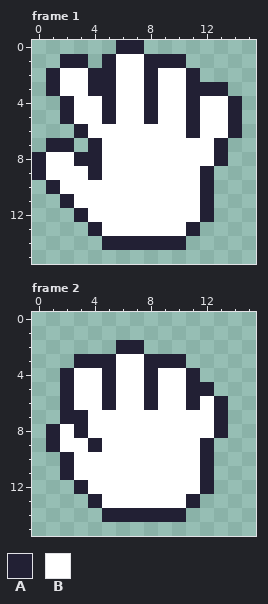
One commit to this pixel-art file: raw-assets/cursor.aseprite. Above, as it was before the edit.
16x16 pixels, 2 frames. Shown: frame 1, frame 2.
Palette (. is transparent): A #222034  B #ffffff
Pixels before, frame 1, first column x 0:
 0 ......AA.......
 1 ..AA.ABBAAA....
 2 .ABBAABBABBA...
 3 .ABBAABBABBAAA.
 4 ..ABBABBABBABBA
 5 ..ABBABBABBABBA
 6 ...ABBBBBBBABBA
 7 .AA.ABBBBBBBBA.
 8 ABBAABBBBBBBBA.
 9 ABBBABBBBBBBA..
10 .ABBBBBBBBBBA..
11 ..ABBBBBBBBBA..
12 ...ABBBBBBBBA..
13 ....ABBBBBBA...
14 .....AAAAAA....
Pixels before, frame 2, first column x 1:
 2 .....AA......
 3 ..AAABBAAA...
 4 .ABBABBABBA..
 5 .ABBABBABBAA.
 6 .ABBABBABBABA
 7 .AABBBBBBBBBA
 8 ABABBBBBBBBBA
 9 ABBABBBBBBBA.
10 .ABBBBBBBBBA.
11 .ABBBBBBBBBA.
12 ..ABBBBBBBBA.
13 ...ABBBBBBA..
14 ....AAAAAA...
Once edited:
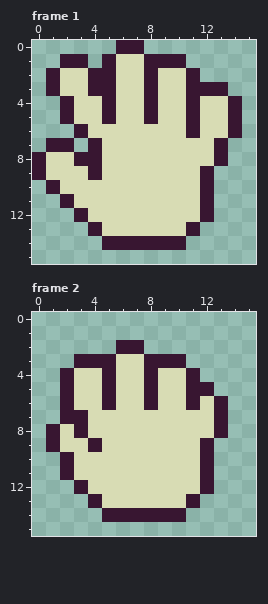
Diff:
{"colour":"A","old":"#222034","new":"#381631"}
{"colour":"B","old":"#ffffff","new":"#d8dcb4"}
